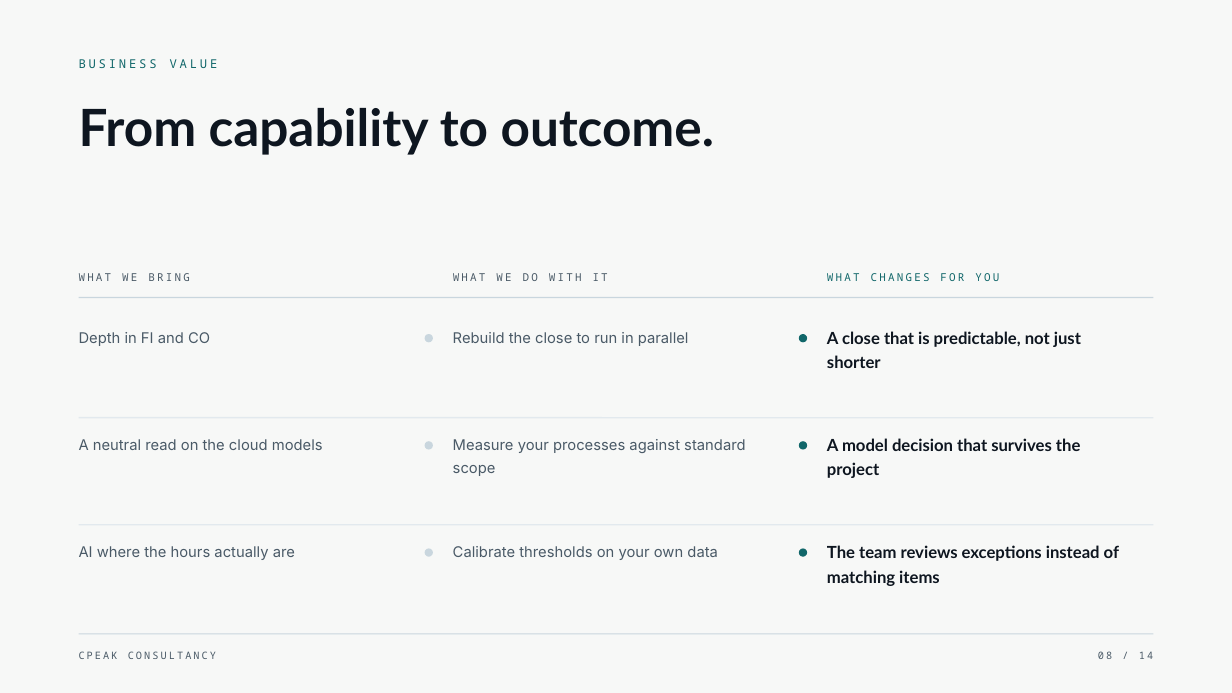
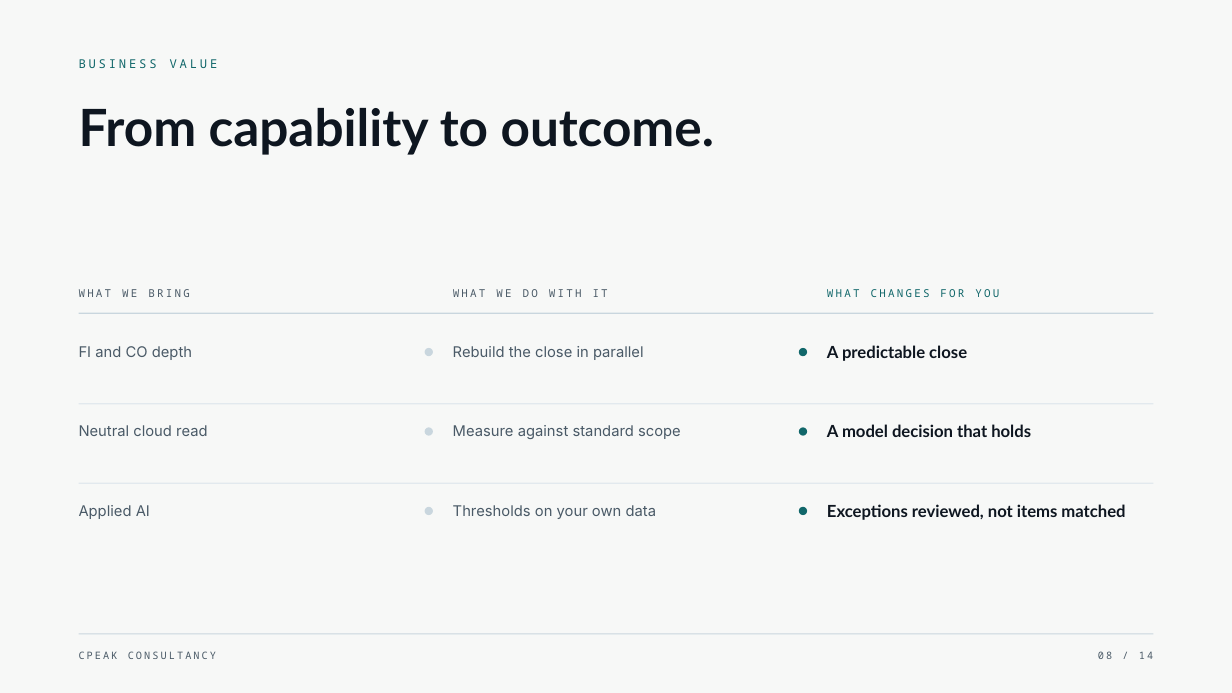
Before and after one commit to narinygt/Default, a slide deck: slide 8 of presentation/CPeak-Consultancy-Corporate-Presentation-EN.pptx. Drawn at 1232x693 pixels with LibreOffice and Linux fonts; fonts in the diff are those of the drawing. Boxes give left, top, right and bottom in pixels: in the first picture for what was removed or moved away, otherwise in the second. Text is boxed around its words. In the diff, an @@ line names an element or a change of style, - is before the commit and + after.

```diff
--- a/presentation/CPeak-Consultancy-Corporate-Presentation-EN.pptx
+++ b/presentation/CPeak-Consultancy-Corporate-Presentation-EN.pptx
@@ 3 texts, 2 ellipses, 1 line: place and size @@
-3 texts, 2 ellipses, 1 line at box(79, 273, 1153, 343)
+3 texts, 2 ellipses, 1 line at box(79, 289, 1153, 357)
@@ text at box(79, 346, 192, 360): text changed @@
-Depth in FI and CO
+FI and CO depth
@@ text at box(453, 346, 644, 360): text changed @@
-Rebuild the close to run in parallel
+Rebuild the close in parallel
@@ text at box(827, 345, 967, 361): text changed @@
-A close that is predictable, not just shorter
+A predictable close
@@ text at box(79, 425, 207, 436): text changed @@
-A neutral read on the cloud models
+Neutral cloud read
@@ text at box(453, 425, 681, 439): text changed @@
-Measure your processes against standard scope
+Measure against standard scope
@@ 2 ellipses, 1 line: place and size @@
-2 ellipses, 1 line at box(79, 418, 1153, 450)
+2 ellipses, 1 line at box(79, 404, 1153, 435)
@@ text at box(827, 424, 1031, 437): text changed @@
-A model decision that survives the project
+A model decision that holds
@@ 2 ellipses, 1 line: place and size @@
-2 ellipses, 1 line at box(79, 525, 1153, 556)
+2 ellipses, 1 line at box(79, 483, 1153, 516)
@@ text at box(79, 505, 150, 519): text changed @@
-AI where the hours actually are
+Applied AI
@@ text at box(453, 505, 657, 519): text changed @@
-Calibrate thresholds on your own data
+Thresholds on your own data
@@ text at box(827, 504, 1125, 520): text changed @@
-The team reviews exceptions instead of matching items
+Exceptions reviewed, not items matched
```
Also in this commit, not shown: 13 other slides changed, 3 other files.
